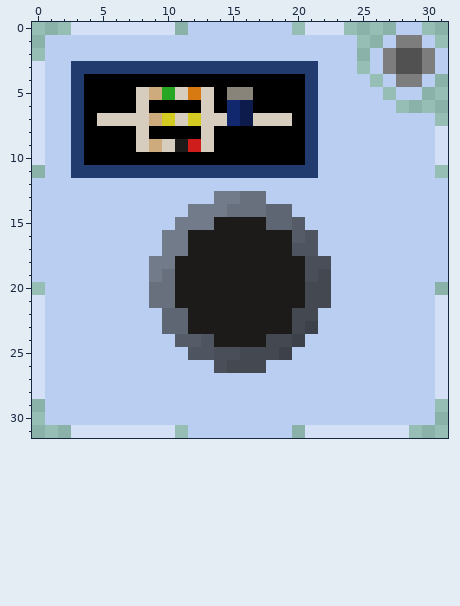
Pixel-art sprite -- Icons/The Black Button.png. Above is the file before it was changed.
The file is 32x32 pixels. Colours within 5 levels of each other are drawn and written as one.
Now the later version:
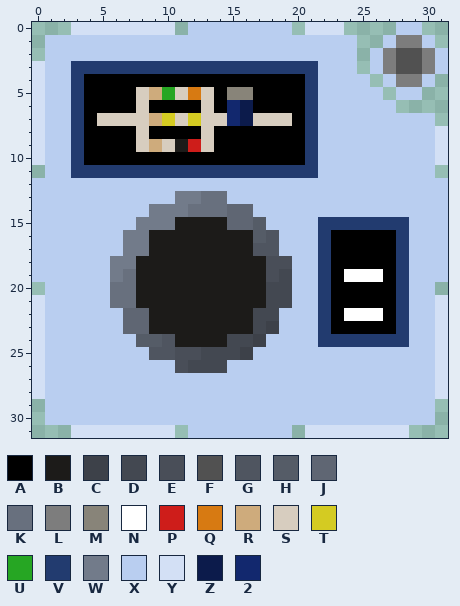
Palette (. is transparent): A #000000  B #1c1b19  C #3d4149  D #434851  E #494e58  F #515151  G #4f5560  H #555c67  J #5f6673  K #68707e  L #7d7d7d  M #888479  N #ffffff  P #ce1d1a  Q #d77a12  R #ceab7c  S #d7cdbf  T #d4cb22  U #26a623  V #223b6f  W #727b8a  X #b9cef0  Y #d3e0f5  Z #0c1b4b  2 #12286e
Edits made:
Changed rows in their new state; - is an unchanged pixel.
first column x 6:
13 -----WWKKXXX-----------
14 ---WWWKKKJJXXX---------
15 --WWWBBB-JJHXXX-VVVVVVV
16 -WWBBB-----HGXXXVAAAAAV
17 -WWBBB-----GGXXXVAAAAAV
18 WWBBB-------EEXXVAAAAAV
19 WKBBB-------EDXXVANNNAV
20 KKBBB-------DDXXVAAAAAV
21 KKBBB-------DDXXVAAAAAV
22 -JJBBB-----DDXXXVANNNAV
23 -JJBBB-----DCXXXVAAAAAV
24 --HHGBBB-DDCXXX-VVVVVVV
25 ---GGEEDDDCXXX---------
26 -----EDDDXXX-----------
Changed places in both pictures, as pixel boxes (x1, y1, x2, y2):
changed: (110, 191, 409, 373)
